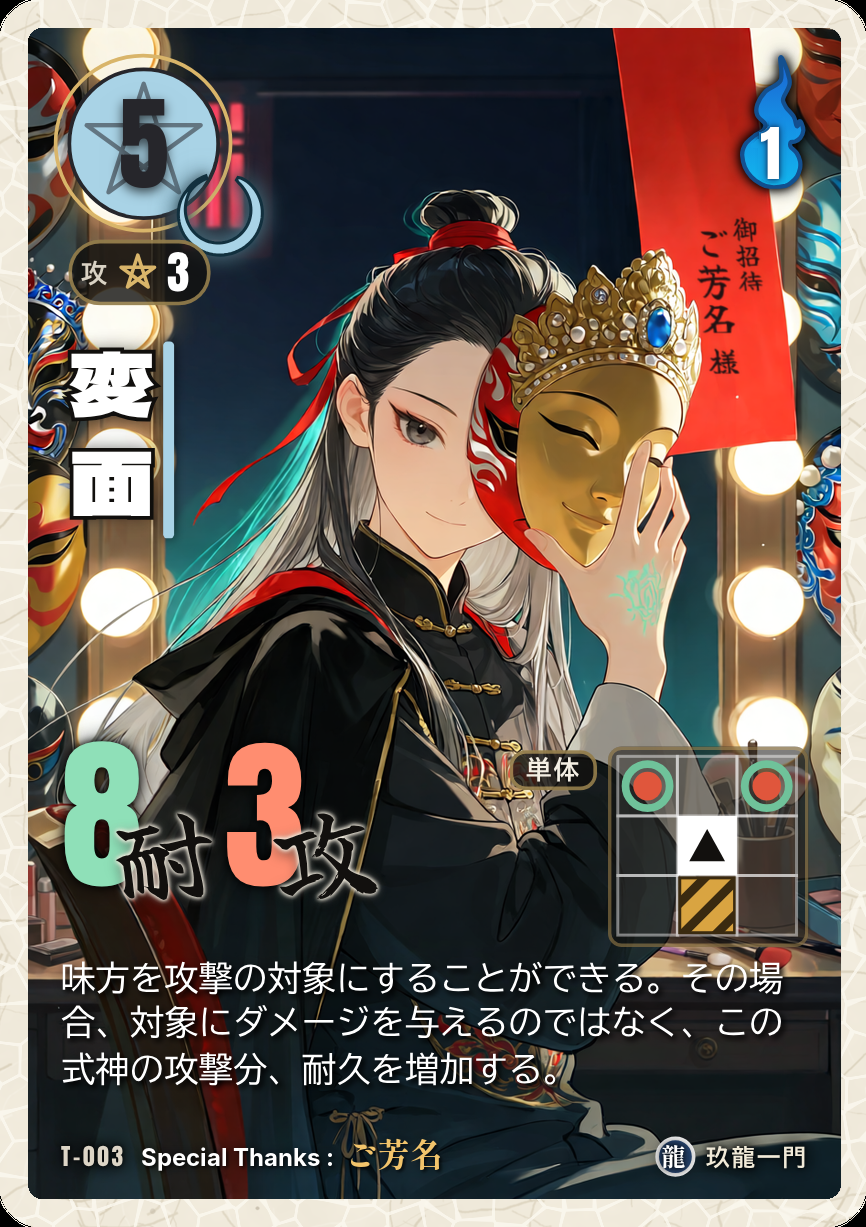
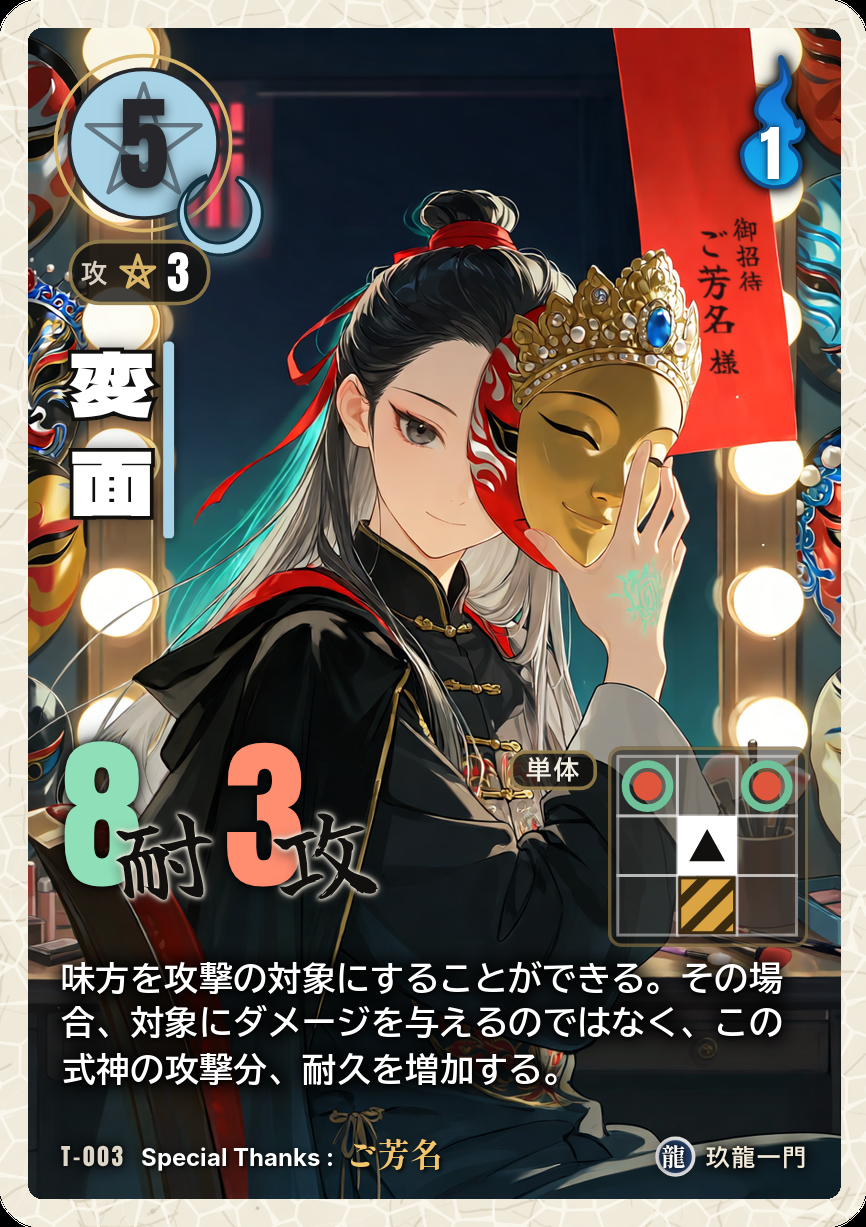
Revision of a layered (866, 1227) image; what changed, layer by layer:
removed layer "11_効果文_白文字と影" over [48, 949, 795, 1098]
added layer "11c_効果文_白文字_太字(影なし)" above "11b_効果文の影_内側(下に少し・黒95%)" over [61, 961, 783, 1085]
added layer "11b_効果文の影_内側(下に少し・黒95%)" (95%) above "11a_効果文の影_外側(広め・黒85%)" over [57, 958, 787, 1091]
added layer "11a_効果文の影_外側(広め・黒85%)" (85%) above "10_間合" over [41, 941, 804, 1106]
